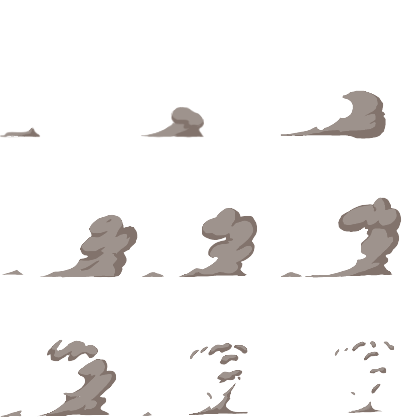
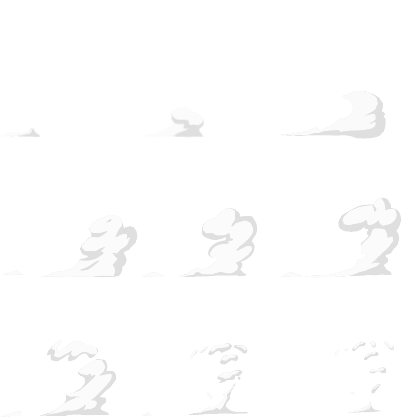
Layer changes from the first 420 × 420 image to the second:
painted on "Layer #1" over bbox(0, 90, 402, 417)
